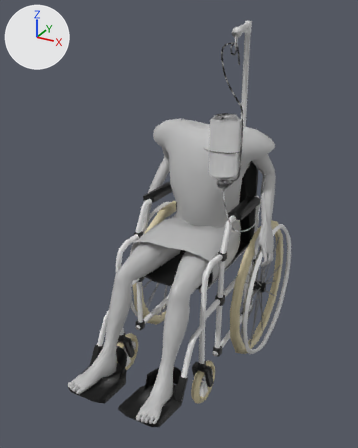
Before and after pictures for a commit that changed the FBX model Assets/Modelle/Charakter/MainCharakter/mainCharakter@hitWall.fbx.
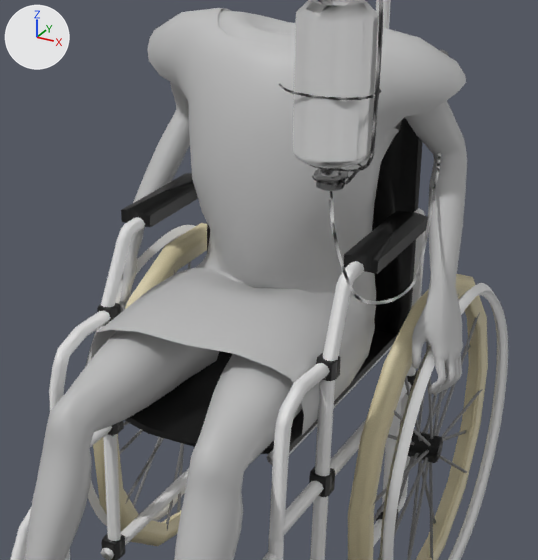
The first picture shows the older version from a 50 mm camera at (0.936, -1.798, 1.601) aimed at (-0.017, -0.065, 0.735). The close-ups show both versions on the part from 27% to 85% of the width and 26% to 74% of the height of that picture; other places that the commit changed are outside them. Every picture has the same lights, and +X, +Y and +Z are marked at upper left. Both versions are drawn at frame 2 of the action 'Take 001'; the numbers are the values there. Vertices at the same position are counted once.

The first close-up shows 'BezierCurve', 'Mesh_Parts_Patient_Augenlos_Test1_Mesh_003', 'Mesh_Parts_ZBrush_defualt_group_003', 'Patient_Augenlos_Test1_Mesh_002_Mesh_Parts', 'Rollstuhl_inffussion2_Mesh', 'Rollstuhl_inffussion2_Mesh_001', 'Rollstuhl_inffussion2_Mesh_002', 'Rollstuhl_inffussion2_Mesh_004', 'Rollstuhl_inffussion2_Mesh_005', 'Rollstuhl_inffussion2_Mesh_006'.
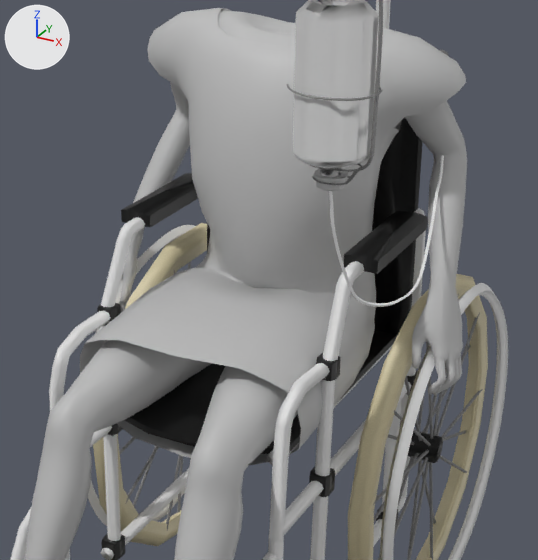
Boxes (x1, y1, x2, y2) around the edits, measured in the close-ups (538 x 560 px; the box of a moved part takes in the faces that stretch with it):
'Patient_Augenlos_Test1_Mesh_002_Mesh_Parts', reshaped (7% taller)
    before: (91, 8, 466, 435)
    after: (80, 8, 466, 465)
'BezierCurve', reshaped, shading changed
    before: (329, 153, 441, 304)
    after: (329, 155, 444, 307)
'Rollstuhl_inffussion2_Mesh_005', reshaped, shading changed
    before: (279, 0, 383, 185)
    after: (287, 0, 383, 185)
part 1 of me_mesh_009, moved or reshaped
    before: (279, 84, 381, 100)
    after: (287, 84, 382, 101)
part 2 of me_mesh_009, shading changed
    both: (310, 0, 383, 185)
part 3 of me_mesh, moved or reshaped
    before: (91, 268, 371, 435)
    after: (80, 268, 371, 465)
part 4 of me_mesh_003, moved or reshaped
    before: (331, 153, 441, 304)
    after: (331, 155, 444, 307)
part 5 of me_mesh_003, shading changed
    both: (329, 191, 334, 223)

The change, as a diff of the scene's bpy script:
```diff
--- a/Assets/Modelle/Charakter/MainCharakter/mainCharakter@hitWall.fbx.py
+++ b/Assets/Modelle/Charakter/MainCharakter/mainCharakter@hitWall.fbx.py
@@ me_mesh_003 @@
 # used by ob_beziercurve; location = (0.301, -0.269, 0.968); rotation_euler = (-1.571, 0.908, 1.571), in degrees (-90, 52, 90); scale = (0.101, 0.101, 0.101)
-me_mesh_003.from_pydata(...)  # 196 vertices, 192 faces; spans x -1.01..3.66, y -3.69..0.63, z -0.2..0.54
+me_mesh_003.from_pydata(...)  # 196 vertices, 192 faces; spans x -1.01..3.67, y -3.65..0.66, z -0.24..0.47
+# me_mesh_003 part 4: the whole mesh is multiplied about its middle by the matrix ((0.998, -0.009, -0.031), (0.012, 1.004, 0.0), (-0.012, 0.004, 1.004)), then moved by (0.0, 0.02, -0.03)
+# me_mesh_003 part 5: edges marked sharp go from 0 to 366
 me_mesh_003.materials.append(mat_schlauch__glasbecher_png)
@@ me_mesh_009 @@
 # used by ob_rollstuhl_inffussion2_mesh_005; location = (0.0, 0.0, 0.0); rotation_euler = (1.571, 0.0, 0.0), in degrees (90, 0, 0); scale = (0.01, 0.01, 0.01)
-me_mesh_009.from_pydata(...)  # 1024 vertices, 1008 faces; spans x 23.4..36.3, y 104.9..150.2, z 27.8..38.4
+me_mesh_009.from_pydata(...)  # 1024 vertices, 1008 faces; spans x 24.2..36.3, y 104.9..150.2, z 27.7..38.6
+# me_mesh_009 part 1: 168 of 1024 vertices moved; they spanned x 23.4..36.1, y 117.1..117.4, z 27.8..38.4 and now span x 24.2..36.1, y 117.1..117.4, z 27.7..38.6; mean shift (0.4, 0.0, 0.0); largest move (23.6, 117.2, 35.2) -> (24.5, 117.2, 34.7)
+# me_mesh_009 part 2: edges marked sharp go from 0 to 1851
 me_mesh_009.materials.append(mat_stange__metall_2_feiner_png)
@@ me_mesh @@
 # used by ob_patient_augenlos_test1_mesh_002_mesh_parts; location = (0.0, 0.0, 0.0); rotation_euler = (1.571, 0.0, 0.0), in degrees (90, 0, 0); scale = (0.01, 0.01, 0.01)
-me_mesh.from_pydata(...)  # 362 vertices, 332 faces; spans x -29.9..29.9, y 49.8..113.4, z -27.8..20.4
+me_mesh.from_pydata(...)  # 362 vertices, 332 faces; spans x -29.9..29.9, y 47.8..113.4, z -27.8..22.9
+# me_mesh part 3: 40 of 362 vertices moved; they spanned x -20.6..20.8, y 49.8..70.5, z -2.6..20.4 and now span x -20.9..21.1, y 47.8..69.8, z -3.0..22.9; mean shift (0.0, -1.0, 1.2); largest move (13.6, 54.1, 17.4) -> (16.4, 51.6, 19.7)
 me_mesh.materials.append(mat_lambert17)
```
